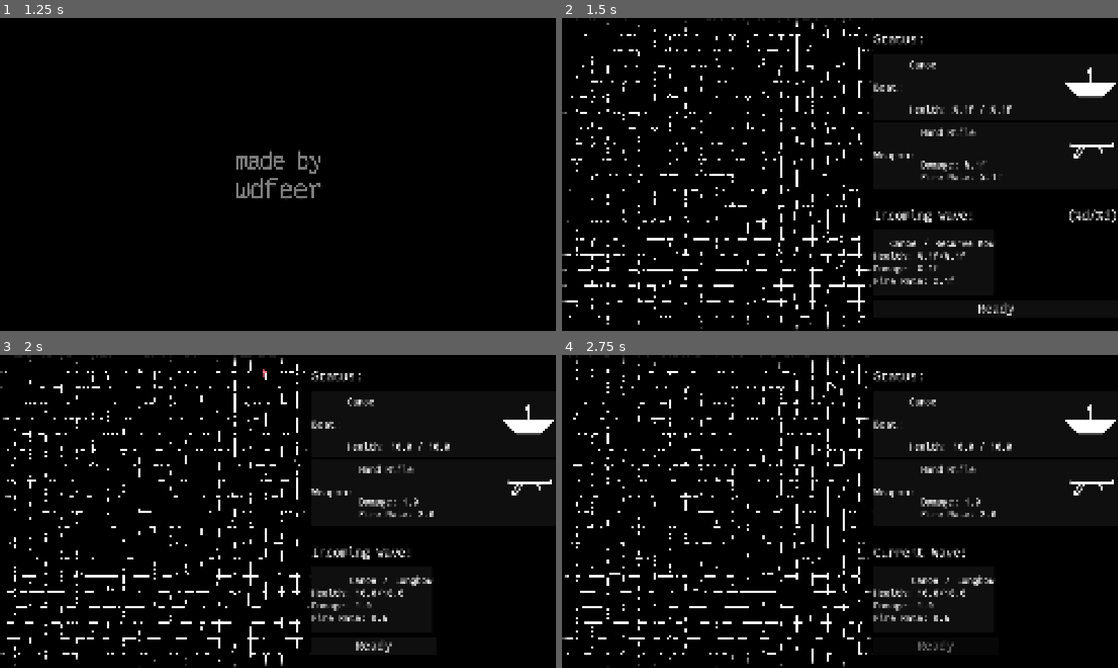
Above: before the commit, frames 1-4 (two rows, left to right).
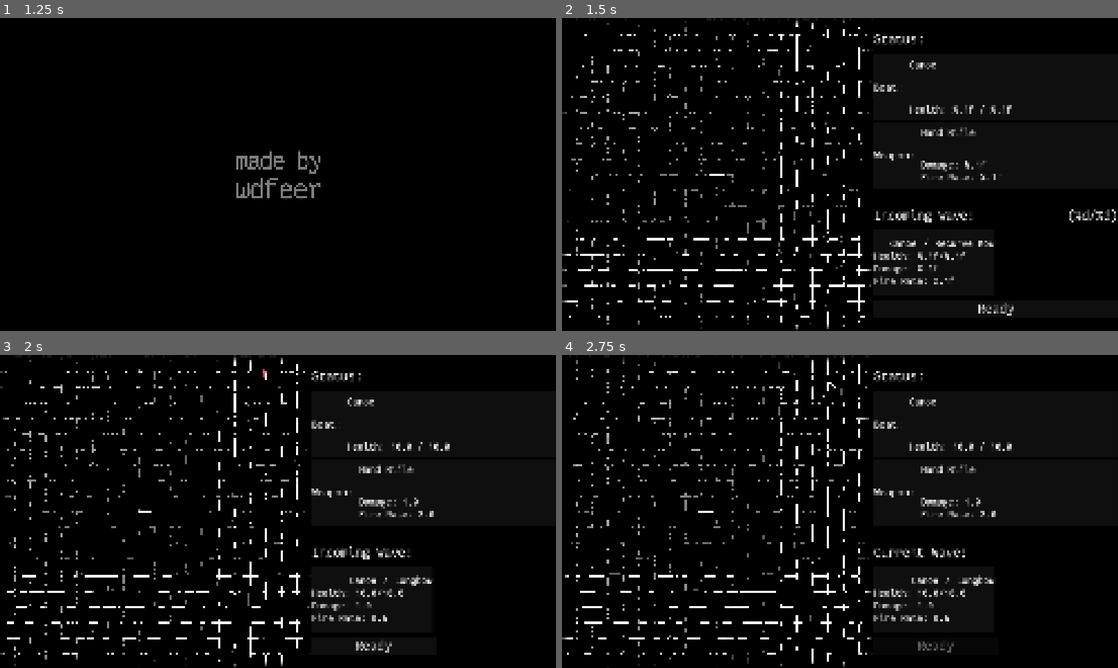
Above: after the commit, the same moments.

Repository: wdfeer/seabattle
Game: Godot game, scene res://src/splash.tscn
Two runs of this game, one before a commit and one after it. Both use one fixed random seed, a clock stepped at 60 frames per second and the inputs below.
Inputs (mouse positions are in pixels of both pictures, inside the frame that each line leads up to):
- Up to frame 1 (1.25 s): move the mouse to (400, 158) at 0.52 s; press the mouse at (400, 158) at 0.53 s; hold D (right) from 0.53 s (still down)
- Up to frame 2 (1.5 s): move the mouse to (728, 190) at 1.27 s; release D (right) at 1.28 s; release the mouse at (728, 190) at 1.28 s; hold S (down) from 1.28 s (still down); tap C (switch_control_mode) at 1.35 s
- Up to frame 3 (2 s): keep holding S (down)
- Up to frame 4 (2.75 s): release S (down) at 2 s; click "Ready" at 2 s

Frame 1 is identical in both runs. In frame 2, 2.0% of the frame differs, in the area x 0-100%, y 0-100%; in frame 3, 2.0%; in frame 4, 2.1%, in the area x 1-100%, y 0-100%.

Commit message:
Improve sea visibility

Diff:
--- a/src/game.tscn
+++ b/src/game.tscn
@@ -1,10 +1,8 @@
-[gd_scene load_steps=24 format=3 uid="uid://cv75j6xrskgg4"]
+[gd_scene load_steps=22 format=3 uid="uid://cv75j6xrskgg4"]
 
 [ext_resource type="Shader" uid="uid://biqujdf2x8j1m" path="res://shaders/wobbly_grid.gdshader" id="1_xlgjy"]
 [ext_resource type="PackedScene" uid="uid://cb2gtpptalj7x" path="res://src/boats/player_boat.tscn" id="2_lmvt5"]
 [ext_resource type="PackedScene" uid="uid://cat2u0he3s6ug" path="res://src/projectile_system.tscn" id="3_shcb3"]
-[ext_resource type="Texture2D" uid="uid://dlqnae7yets7n" path="res://assets/boat_side.svg" id="3_xhaqu"]
-[ext_resource type="Texture2D" uid="uid://cnlo3wl6dtt6b" path="res://assets/rifle.svg" id="4_5s0de"]
 [ext_resource type="Shader" uid="uid://dtcpv1fcxefe2" path="res://shaders/many_circles.gdshader" id="4_28ht4"]
 [ext_resource type="Script" uid="uid://c5eaaxpbvnuj" path="res://src/crosshair.gd" id="5_c3qvo"]
 [ext_resource type="Script" uid="uid://jinuqqwkfa0v" path="res://src/ui/player_info.gd" id="5_d67vo"]
@@ -33,7 +31,7 @@
 
 [sub_resource type="ShaderMaterial" id="ShaderMaterial_mi71g"]
 shader = ExtResource("1_xlgjy")
-shader_parameter/color = Color(0.5, 0.5, 0.5, 1)
+shader_parameter/color = Color(0, 0, 0, 1)
 shader_parameter/lineWidth = 1.0
 shader_parameter/size = Vector2(20, 20)
 shader_parameter/noise = SubResource("NoiseTexture2D_22ouk")
@@ -158,139 +156,109 @@
 [node name="BoatInfo" type="Control" parent="UI/PlayerInfo" node_paths=PackedStringArray("boat_label", "hp_label", "weapon_label", "dmg_label", "fire_rate_label")]
 layout_mode = 2
 script = ExtResource("11_ggwaq")
-boat_label = NodePath("../BoatInfoBox/HBoxContainer/HBoxContainer1/HBoxContainer/VBoxContainer/VBoxContainer1/BoatName")
-hp_label = NodePath("../BoatInfoBox/HBoxContainer/HBoxContainer1/HBoxContainer/VBoxContainer/VBoxContainer2/HpLabel")
-weapon_label = NodePath("../WeaponInfoBox/HBoxContainer2/HBoxContainer1/HBoxContainer/VBoxContainer/VBoxContainer1/GunName")
-dmg_label = NodePath("../WeaponInfoBox/HBoxContainer2/HBoxContainer1/HBoxContainer/VBoxContainer/VBoxContainer2/DmgLabel")
-fire_rate_label = NodePath("../WeaponInfoBox/HBoxContainer2/HBoxContainer1/HBoxContainer/VBoxContainer/VBoxContainer2/FireRateLabel")
+boat_label = NodePath("../BoatInfoBox/HBoxContainer1/HBoxContainer/VBoxContainer/VBoxContainer1/BoatName")
+hp_label = NodePath("../BoatInfoBox/HBoxContainer1/HBoxContainer/VBoxContainer/VBoxContainer2/HpLabel")
+weapon_label = NodePath("../WeaponInfoBox/HBoxContainer1/HBoxContainer/VBoxContainer/VBoxContainer1/GunName")
+dmg_label = NodePath("../WeaponInfoBox/HBoxContainer1/HBoxContainer/VBoxContainer/VBoxContainer2/DmgLabel")
+fire_rate_label = NodePath("../WeaponInfoBox/HBoxContainer1/HBoxContainer/VBoxContainer/VBoxContainer2/FireRateLabel")
 
 [node name="BoatInfoBox" type="PanelContainer" parent="UI/PlayerInfo"]
 layout_mode = 2
 
-[node name="HBoxContainer" type="HBoxContainer" parent="UI/PlayerInfo/BoatInfoBox"]
-layout_mode = 2
-alignment = 1
-
-[node name="HBoxContainer1" type="HBoxContainer" parent="UI/PlayerInfo/BoatInfoBox/HBoxContainer"]
+[node name="HBoxContainer1" type="HBoxContainer" parent="UI/PlayerInfo/BoatInfoBox"]
 custom_minimum_size = Vector2(720, 0)
 layout_mode = 2
 
-[node name="HBoxContainer" type="HBoxContainer" parent="UI/PlayerInfo/BoatInfoBox/HBoxContainer/HBoxContainer1"]
-layout_mode = 2
-
-[node name="Label" type="Label" parent="UI/PlayerInfo/BoatInfoBox/HBoxContainer/HBoxContainer1/HBoxContainer"]
+[node name="HBoxContainer" type="HBoxContainer" parent="UI/PlayerInfo/BoatInfoBox/HBoxContainer1"]
+layout_mode = 2
+
+[node name="Label" type="Label" parent="UI/PlayerInfo/BoatInfoBox/HBoxContainer1/HBoxContainer"]
 layout_mode = 2
 theme_override_font_sizes/font_size = 52
 text = "Boat:"
 
-[node name="20Spacer" type="Control" parent="UI/PlayerInfo/BoatInfoBox/HBoxContainer/HBoxContainer1/HBoxContainer"]
-custom_minimum_size = Vector2(20, 20)
-layout_mode = 2
-
-[node name="VBoxContainer" type="VBoxContainer" parent="UI/PlayerInfo/BoatInfoBox/HBoxContainer/HBoxContainer1/HBoxContainer"]
-layout_mode = 2
-
-[node name="20Spacer1" type="Control" parent="UI/PlayerInfo/BoatInfoBox/HBoxContainer/HBoxContainer1/HBoxContainer/VBoxContainer"]
-custom_minimum_size = Vector2(20, 20)
-layout_mode = 2
-
-[node name="VBoxContainer1" type="VBoxContainer" parent="UI/PlayerInfo/BoatInfoBox/HBoxContainer/HBoxContainer1/HBoxContainer/VBoxContainer"]
+[node name="20Spacer" type="Control" parent="UI/PlayerInfo/BoatInfoBox/HBoxContainer1/HBoxContainer"]
+custom_minimum_size = Vector2(20, 20)
+layout_mode = 2
+
+[node name="VBoxContainer" type="VBoxContainer" parent="UI/PlayerInfo/BoatInfoBox/HBoxContainer1/HBoxContainer"]
+layout_mode = 2
+
+[node name="20Spacer1" type="Control" parent="UI/PlayerInfo/BoatInfoBox/HBoxContainer1/HBoxContainer/VBoxContainer"]
+custom_minimum_size = Vector2(20, 20)
+layout_mode = 2
+
+[node name="VBoxContainer1" type="VBoxContainer" parent="UI/PlayerInfo/BoatInfoBox/HBoxContainer1/HBoxContainer/VBoxContainer"]
 custom_minimum_size = Vector2(0, 128)
 layout_mode = 2
 
-[node name="BoatName" type="Label" parent="UI/PlayerInfo/BoatInfoBox/HBoxContainer/HBoxContainer1/HBoxContainer/VBoxContainer/VBoxContainer1"]
+[node name="BoatName" type="Label" parent="UI/PlayerInfo/BoatInfoBox/HBoxContainer1/HBoxContainer/VBoxContainer/VBoxContainer1"]
 layout_mode = 2
 text = "Canoe"
 
-[node name="VBoxContainer2" type="VBoxContainer" parent="UI/PlayerInfo/BoatInfoBox/HBoxContainer/HBoxContainer1/HBoxContainer/VBoxContainer"]
+[node name="VBoxContainer2" type="VBoxContainer" parent="UI/PlayerInfo/BoatInfoBox/HBoxContainer1/HBoxContainer/VBoxContainer"]
 custom_minimum_size = Vector2(0, 128)
 layout_mode = 2
 alignment = 2
 
-[node name="HpLabel" type="Label" parent="UI/PlayerInfo/BoatInfoBox/HBoxContainer/HBoxContainer1/HBoxContainer/VBoxContainer/VBoxContainer2"]
+[node name="HpLabel" type="Label" parent="UI/PlayerInfo/BoatInfoBox/HBoxContainer1/HBoxContainer/VBoxContainer/VBoxContainer2"]
 layout_mode = 2
 text = "Health: %.1f / %.1f"
 
-[node name="20Spacer2" type="Control" parent="UI/PlayerInfo/BoatInfoBox/HBoxContainer/HBoxContainer1/HBoxContainer/VBoxContainer"]
-custom_minimum_size = Vector2(20, 20)
-layout_mode = 2
-
-[node name="HBoxContainer2" type="HBoxContainer" parent="UI/PlayerInfo/BoatInfoBox/HBoxContainer"]
-custom_minimum_size = Vector2(400, 0)
-layout_mode = 2
-alignment = 2
-
-[node name="TextureRect" type="TextureRect" parent="UI/PlayerInfo/BoatInfoBox/HBoxContainer/HBoxContainer2"]
-layout_mode = 2
-size_flags_horizontal = 8
-texture = ExtResource("3_xhaqu")
-stretch_mode = 2
+[node name="20Spacer2" type="Control" parent="UI/PlayerInfo/BoatInfoBox/HBoxContainer1/HBoxContainer/VBoxContainer"]
+custom_minimum_size = Vector2(20, 20)
+layout_mode = 2
 
 [node name="WeaponInfoBox" type="PanelContainer" parent="UI/PlayerInfo"]
 layout_mode = 2
 
-[node name="HBoxContainer2" type="HBoxContainer" parent="UI/PlayerInfo/WeaponInfoBox"]
-layout_mode = 2
-alignment = 1
-
-[node name="HBoxContainer1" type="HBoxContainer" parent="UI/PlayerInfo/WeaponInfoBox/HBoxContainer2"]
+[node name="HBoxContainer1" type="HBoxContainer" parent="UI/PlayerInfo/WeaponInfoBox"]
 custom_minimum_size = Vector2(720, 0)
 layout_mode = 2
 
-[node name="HBoxContainer" type="HBoxContainer" parent="UI/PlayerInfo/WeaponInfoBox/HBoxContainer2/HBoxContainer1"]
-layout_mode = 2
-
-[node name="Label" type="Label" parent="UI/PlayerInfo/WeaponInfoBox/HBoxContainer2/HBoxContainer1/HBoxContainer"]
+[node name="HBoxContainer" type="HBoxContainer" parent="UI/PlayerInfo/WeaponInfoBox/HBoxContainer1"]
+layout_mode = 2
+
+[node name="Label" type="Label" parent="UI/PlayerInfo/WeaponInfoBox/HBoxContainer1/HBoxContainer"]
 layout_mode = 2
 theme_override_font_sizes/font_size = 52
 text = "Weapon:"
 
-[node name="20Spacer" type="Control" parent="UI/PlayerInfo/WeaponInfoBox/HBoxContainer2/HBoxContainer1/HBoxContainer"]
-custom_minimum_size = Vector2(20, 20)
-layout_mode = 2
-
-[node name="VBoxContainer" type="VBoxContainer" parent="UI/PlayerInfo/WeaponInfoBox/HBoxContainer2/HBoxContainer1/HBoxContainer"]
-layout_mode = 2
-
-[node name="20Spacer1" type="Control" parent="UI/PlayerInfo/WeaponInfoBox/HBoxContainer2/HBoxContainer1/HBoxContainer/VBoxContainer"]
-custom_minimum_size = Vector2(20, 20)
-layout_mode = 2
-
-[node name="VBoxContainer1" type="VBoxContainer" parent="UI/PlayerInfo/WeaponInfoBox/HBoxContainer2/HBoxContainer1/HBoxContainer/VBoxContainer"]
+[node name="20Spacer" type="Control" parent="UI/PlayerInfo/WeaponInfoBox/HBoxContainer1/HBoxContainer"]
+custom_minimum_size = Vector2(20, 20)
+layout_mode = 2
+
+[node name="VBoxContainer" type="VBoxContainer" parent="UI/PlayerInfo/WeaponInfoBox/HBoxContainer1/HBoxContainer"]
+layout_mode = 2
+
+[node name="20Spacer1" type="Control" parent="UI/PlayerInfo/WeaponInfoBox/HBoxContainer1/HBoxContainer/VBoxContainer"]
+custom_minimum_size = Vector2(20, 20)
+layout_mode = 2
+
+[node name="VBoxContainer1" type="VBoxContainer" parent="UI/PlayerInfo/WeaponInfoBox/HBoxContainer1/HBoxContainer/VBoxContainer"]
 custom_minimum_size = Vector2(0, 128)
 layout_mode = 2
 
-[node name="GunName" type="Label" parent="UI/PlayerInfo/WeaponInfoBox/HBoxContainer2/HBoxContainer1/HBoxContainer/VBoxContainer/VBoxContainer1"]
+[node name="GunName" type="Label" parent="UI/PlayerInfo/WeaponInfoBox/HBoxContainer1/HBoxContainer/VBoxContainer/VBoxContainer1"]
 layout_mode = 2
 text = "Hand Rifle"
 
-[node name="VBoxContainer2" type="VBoxContainer" parent="UI/PlayerInfo/WeaponInfoBox/HBoxContainer2/HBoxContainer1/HBoxContainer/VBoxContainer"]
+[node name="VBoxContainer2" type="VBoxContainer" parent="UI/PlayerInfo/WeaponInfoBox/HBoxContainer1/HBoxContainer/VBoxContainer"]
 custom_minimum_size = Vector2(0, 128)
 layout_mode = 2
 alignment = 2
 
-[node name="DmgLabel" type="Label" parent="UI/PlayerInfo/WeaponInfoBox/HBoxContainer2/HBoxContainer1/HBoxContainer/VBoxContainer/VBoxContainer2"]
+[node name="DmgLabel" type="Label" parent="UI/PlayerInfo/WeaponInfoBox/HBoxContainer1/HBoxContainer/VBoxContainer/VBoxContainer2"]
 layout_mode = 2
 text = "Damage: %.1f"
 
-[node name="FireRateLabel" type="Label" parent="UI/PlayerInfo/WeaponInfoBox/HBoxContainer2/HBoxContainer1/HBoxContainer/VBoxContainer/VBoxContainer2"]
+[node name="FireRateLabel" type="Label" parent="UI/PlayerInfo/WeaponInfoBox/HBoxContainer1/HBoxContainer/VBoxContainer/VBoxContainer2"]
 layout_mode = 2
 text = "Fire Rate: %.1f"
 
-[node name="20Spacer2" type="Control" parent="UI/PlayerInfo/WeaponInfoBox/HBoxContainer2/HBoxContainer1/HBoxContainer/VBoxContainer"]
-custom_minimum_size = Vector2(20, 20)
-layout_mode = 2
-
-[node name="HBoxContainer2" type="HBoxContainer" parent="UI/PlayerInfo/WeaponInfoBox/HBoxContainer2"]
-custom_minimum_size = Vector2(400, 0)
-layout_mode = 2
-alignment = 2
-
-[node name="TextureRect" type="TextureRect" parent="UI/PlayerInfo/WeaponInfoBox/HBoxContainer2/HBoxContainer2"]
-layout_mode = 2
-size_flags_horizontal = 8
-texture = ExtResource("4_5s0de")
-stretch_mode = 2
+[node name="20Spacer2" type="Control" parent="UI/PlayerInfo/WeaponInfoBox/HBoxContainer1/HBoxContainer/VBoxContainer"]
+custom_minimum_size = Vector2(20, 20)
+layout_mode = 2
 
 [node name="80Spacer" type="Control" parent="UI"]
 custom_minimum_size = Vector2(0, 80)
